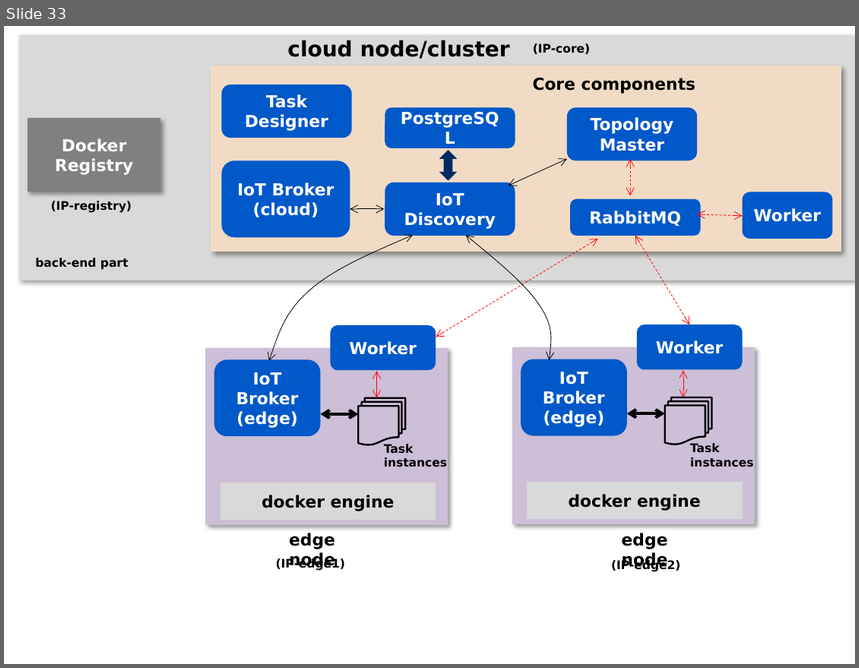
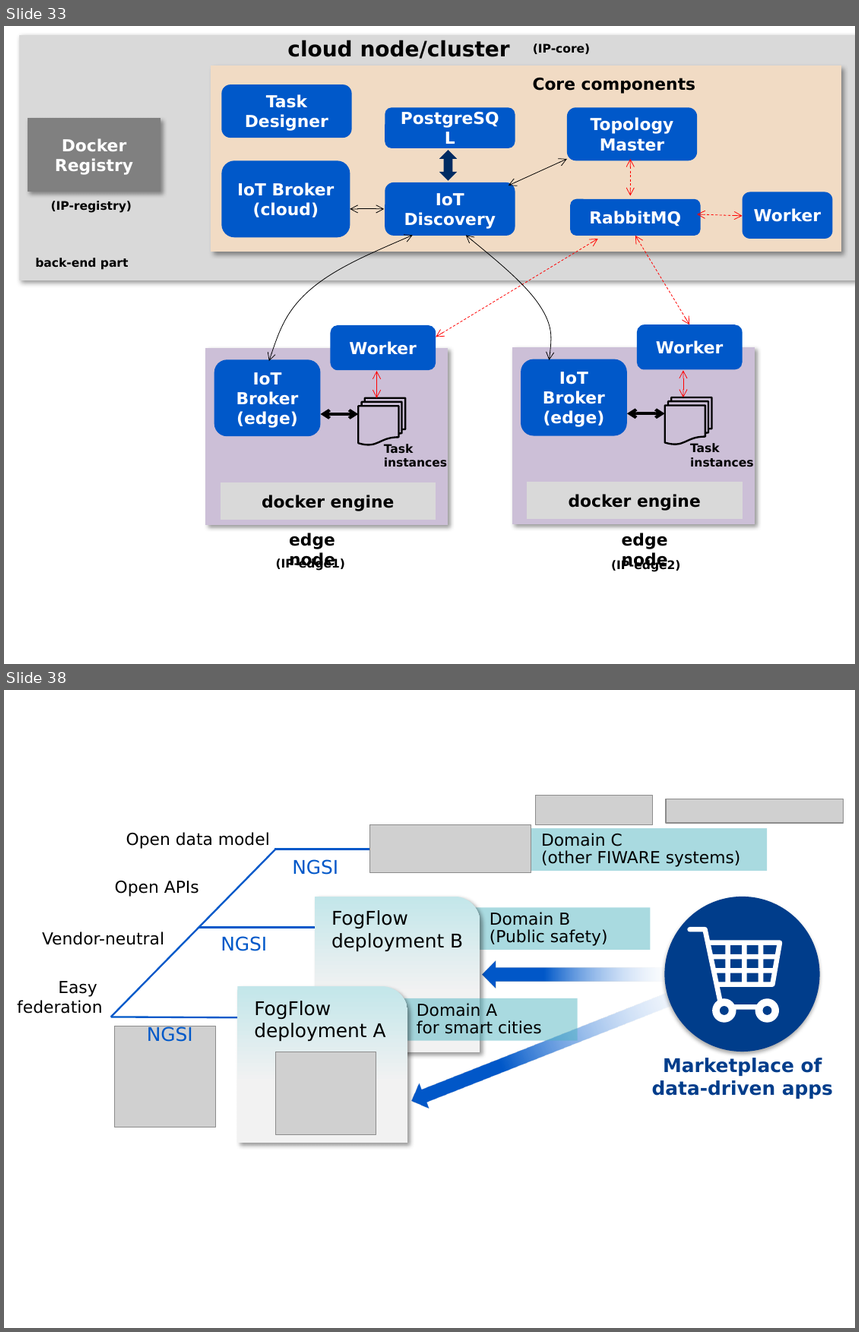
Before and after one commit to smartfog/fogflow, a slide deck: doc/en/source/figures/figures.pptx. Shown one above the other, each under a label of ours: slide 33 before the commit, slides 33 and 38 after it; the slides between them are not shown. The pictures are 859x668 and 859x1332 pixels, drawn with LibreOffice and Linux fonts; fonts in the diff are those of the drawing; grey boxes stand for pictures. Boxes give left, top, right and bottom in pixels: in the first picture for what was removed or moved away, otherwise in the second. Text is boxed around its words. In the diff, an @@ line names an element or a change of style, - is before the commit and + after.

```diff
--- a/doc/en/source/figures/figures.pptx
+++ b/doc/en/source/figures/figures.pptx
@@ slide 38 added at [4, 690, 855, 1328], background #FFFFFF @@
@@ picture added at [536, 796, 654, 825] @@
@@ picture added at [666, 799, 844, 824] @@
@@ picture added at [370, 825, 531, 873] @@
@@ text added at [126, 832, 270, 849], 14 pt, text #000000 @@
+Open data model
@@ group added at [111, 849, 372, 1018]: 4 lines @@
@@ rectangle added at [525, 829, 768, 872], fill #4CB3C0 at 48% opacity, 14 pt, text #000000 @@
+Domain C
+(other FIWARE systems)
@@ text added at [292, 859, 338, 875], 16 pt, text #0058C9 @@
+NGSI
@@ text added at [115, 881, 199, 897], 14 pt, text #000000 @@
+Open APIs
@@ round rect added at [315, 897, 480, 1053], fill gradient #C3E6EA to #F2F2F2, 16 pt, text #000000 @@
+FogFlow deployment B
@@ rectangle added at [473, 908, 651, 951], fill #4CB3C0 at 48% opacity, 14 pt, text #000000 @@
+Domain B
+(Public safety)
@@ ellipse added at [664, 897, 819, 1052], fill #003D8B @@
@@ text added at [42, 932, 164, 945], 14 pt, text #000000 @@
+Vendor-neutral
@@ text added at [221, 936, 267, 951], 16 pt, text #0058C9 @@
+NGSI
@@ freeform shape added at [687, 927, 783, 1023], fill #FFFFFF @@
@@ left arrow added at [482, 961, 674, 989], fill gradient #D6E8FF to #0058C9 @@
@@ text added at [17, 981, 102, 1014], 14 pt, text #000000 @@
+Easy
+federation
@@ left arrow added at [406, 975, 703, 1113], fill gradient #D6E8FF to #0058C9 @@
@@ round rect added at [237, 986, 408, 1143], fill gradient #C3E6EA to #F2F2F2, 16 pt, text #000000 @@
+FogFlow deployment A
@@ rectangle added at [400, 999, 578, 1042], fill #4CB3C0 at 48% opacity, 14 pt, text #000000 @@
+Domain A
+for smart cities
@@ freeform shape added at [720, 1006, 772, 1015], fill #003D8B @@
@@ picture added at [115, 1026, 216, 1128] @@
@@ text added at [147, 1025, 193, 1042], 16 pt, text #0058C9 @@
+NGSI
@@ picture added at [275, 1052, 376, 1135] @@
@@ text added at [652, 1058, 833, 1100], 16 pt, text #003D8B, bold @@
+Marketplace of
+data-driven apps
```
Also in this commit, not shown: 6 other slides added, 10 other files.
